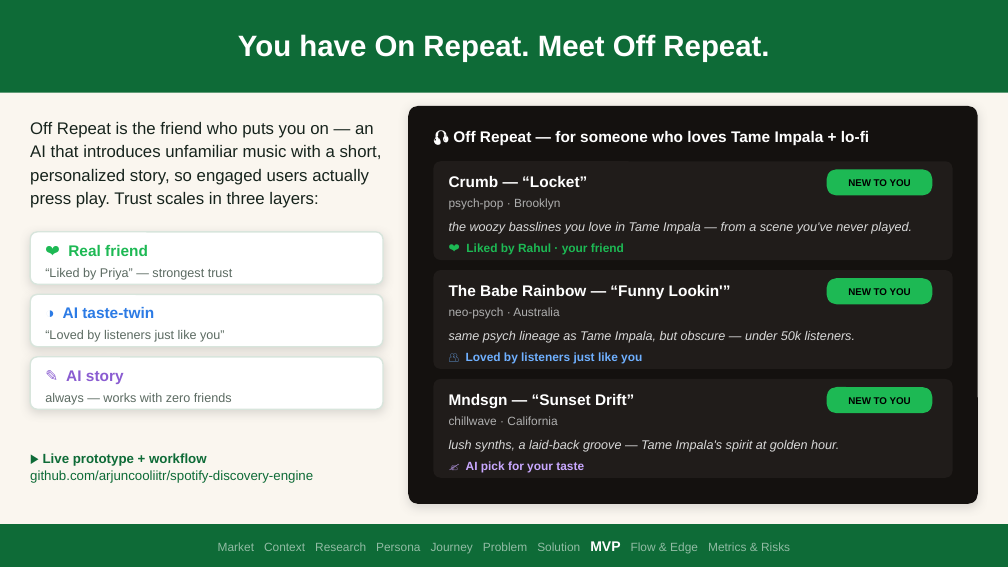
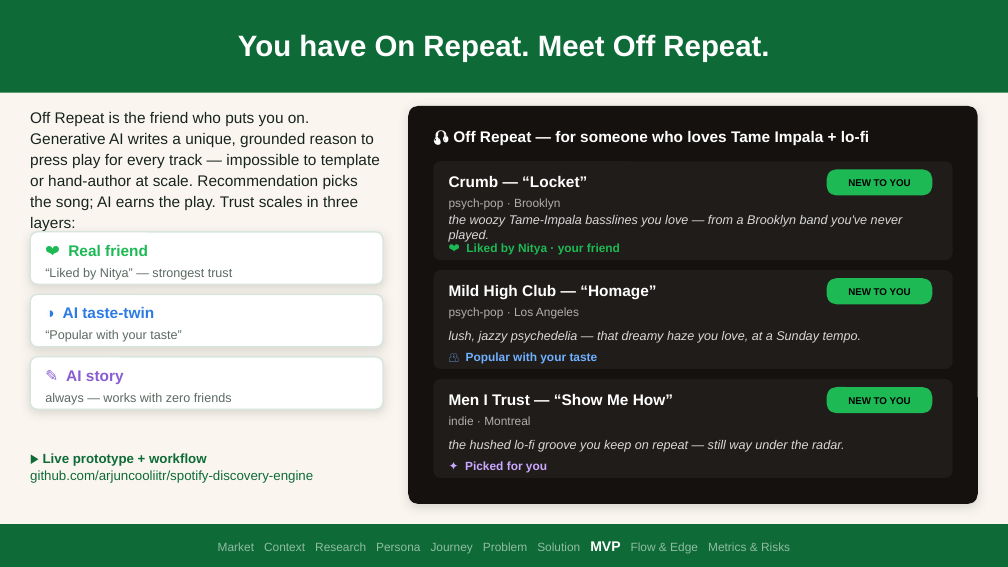
Before and after one commit to nityagupta25/spotify-discovery-engine, a slide deck: slide 9 of Off_Repeat_Deck_TopFellow.pptx (slide 8 before the commit). Drawn at 1008x567 pixels with LibreOffice and Linux fonts; fonts in the diff are those of the drawing. Boxes give left, top, right and bottom in pixels: in the first picture for what was removed or moved away, otherwise in the second. Text is boxed around its words. In the diff, an @@ line names an element or a change of style, - is before the commit and + after.

```diff
--- a/Off_Repeat_Deck_TopFellow.pptx
+++ b/Off_Repeat_Deck_TopFellow.pptx
@@ text at [30,112,380,231]: text changed; size 12 to 11 pt @@
-Off Repeat is the friend who puts you on — an AI that introduces unfamiliar music with a short, personalized story, so engaged users actually press play. Trust scales in three layers:
+Off Repeat is the friend who puts you on. Generative AI writes a unique, grounded reason to press play for every track — impossible to template or hand-author at scale. Recommendation picks the song; AI earns the play. Trust scales in three layers:
@@ text at [449,215,903,242]: text changed @@
-the woozy basslines you love in Tame Impala — from a scene you've never played.
+the woozy Tame-Impala basslines you love — from a Brooklyn band you've never played.
@@ text at [45,268,232,280]: text changed @@
-“Liked by Priya” — strongest trust
+“Liked by Nitya” — strongest trust
@@ text at [466,243,620,255]: text changed @@
-❤ Liked by Rahul · your friend
+❤ Liked by Nitya · your friend
@@ text at [449,285,656,299]: text changed @@
-The Babe Rainbow — “Funny Lookin'”
+Mild High Club — “Homage”
@@ text at [449,307,579,318]: text changed @@
-neo-psych · Australia
+psych-pop · Los Angeles
@@ text at [45,330,182,342]: text changed @@
-“Loved by listeners just like you”
+“Popular with your taste”
@@ text at [449,331,862,343]: text changed @@
-same psych lineage as Tame Impala, but obscure — under 50k listeners.
+lush, jazzy psychedelia — that dreamy haze you love, at a Sunday tempo.
@@ text at [466,352,598,364]: text changed @@
-👥 Loved by listeners just like you
+👥 Popular with your taste
@@ text at [449,392,673,408]: text changed @@
-Mndsgn — “Sunset Drift”
+Men I Trust — “Show Me How”
@@ text at [449,416,530,425]: text changed @@
-chillwave · California
+indie · Montreal
@@ text at [449,440,844,452]: text changed @@
-lush synths, a laid-back groove — Tame Impala's spirit at golden hour.
+the hushed lo-fi groove you keep on repeat — still way under the radar.
@@ text at [465,461,547,473]: text changed @@
-✍ AI pick for your taste
+✦ Picked for you
```
Also in this commit, not shown: 1 other slide changed, 1 slide added, 2 other files.
